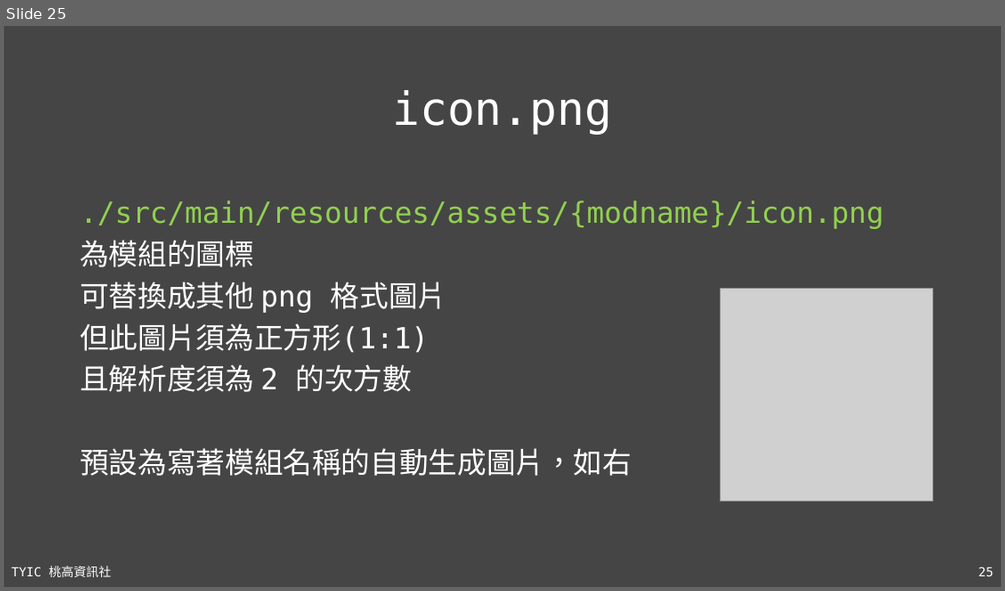
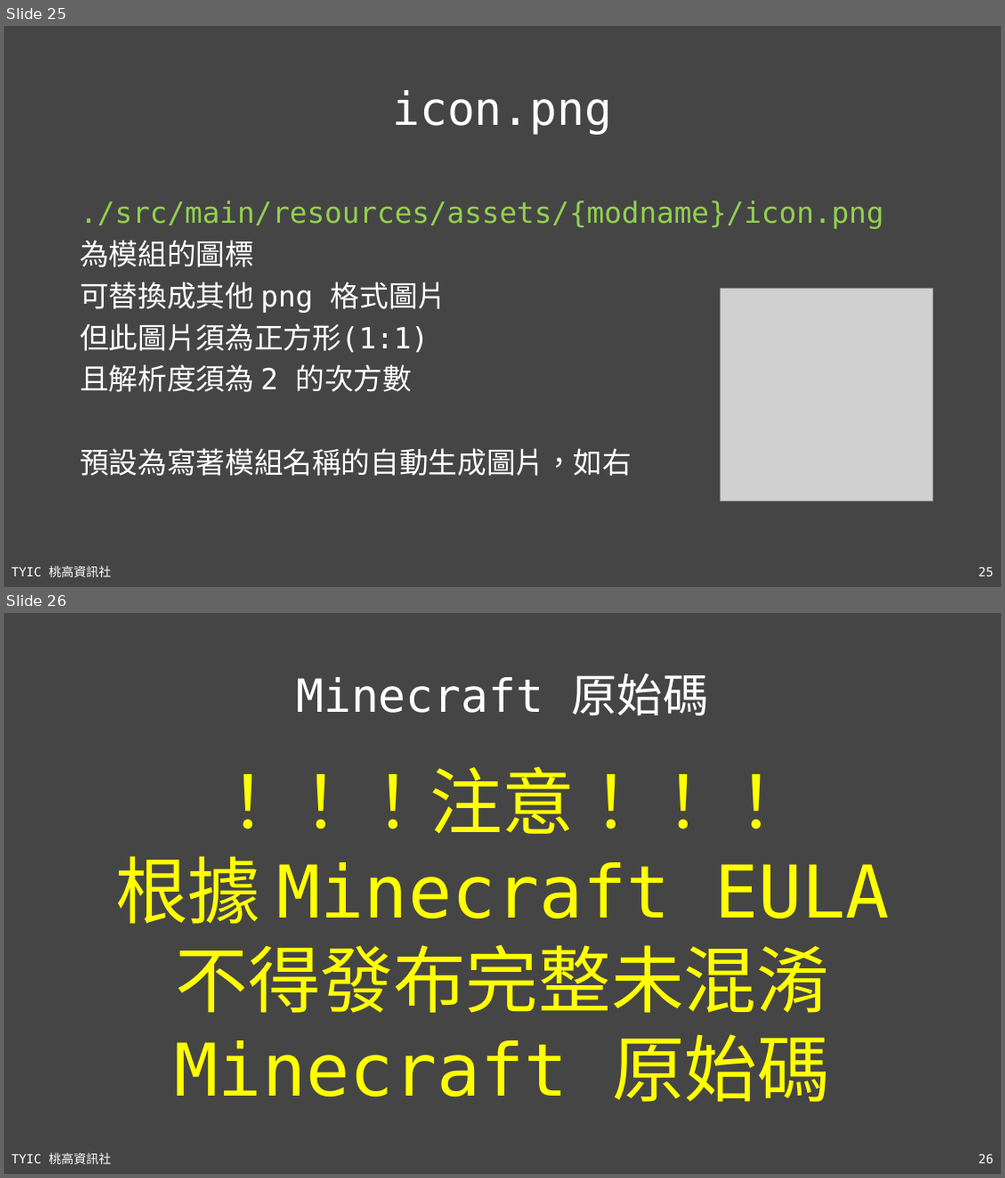
Before and after one commit to TYSHIC/slides, a slide deck: ppt/50_Java 專案：前置作業.pptx. Shown one above the other, each under a label of ours: slide 25 before the commit, slides 25 and 26 after it. The pictures are 1005x591 and 1005x1178 pixels, drawn with LibreOffice and Linux fonts; fonts in the diff are those of the drawing; grey boxes stand for pictures. Boxes give left, top, right and bottom in pixels: in the first picture for what was removed or moved away, otherwise in the second. Text is boxed around its words. In the diff, an @@ line names an element or a change of style, - is before the commit and + after.

```diff
--- a/ppt/50_Java 專案：前置作業.pptx
+++ b/ppt/50_Java 專案：前置作業.pptx
@@ slide 26 added at (4, 613, 1001, 1174), background #454545; not listed: 2 template elements that a slide beside it also shows @@
@@ title added at (296, 674, 709, 715), 44 pt, text #FFFFFF @@
+Minecraft 原始碼
@@ text added at (115, 767, 890, 1102), 70 pt, text #FFFF00 @@
+！！！注意！！！
+根據 Minecraft EULA
+不得發布完整未混淆
+Minecraft 原始碼
```
Also in this commit, not shown: 1 slide changed, 4 other slides added, 3 other files.
